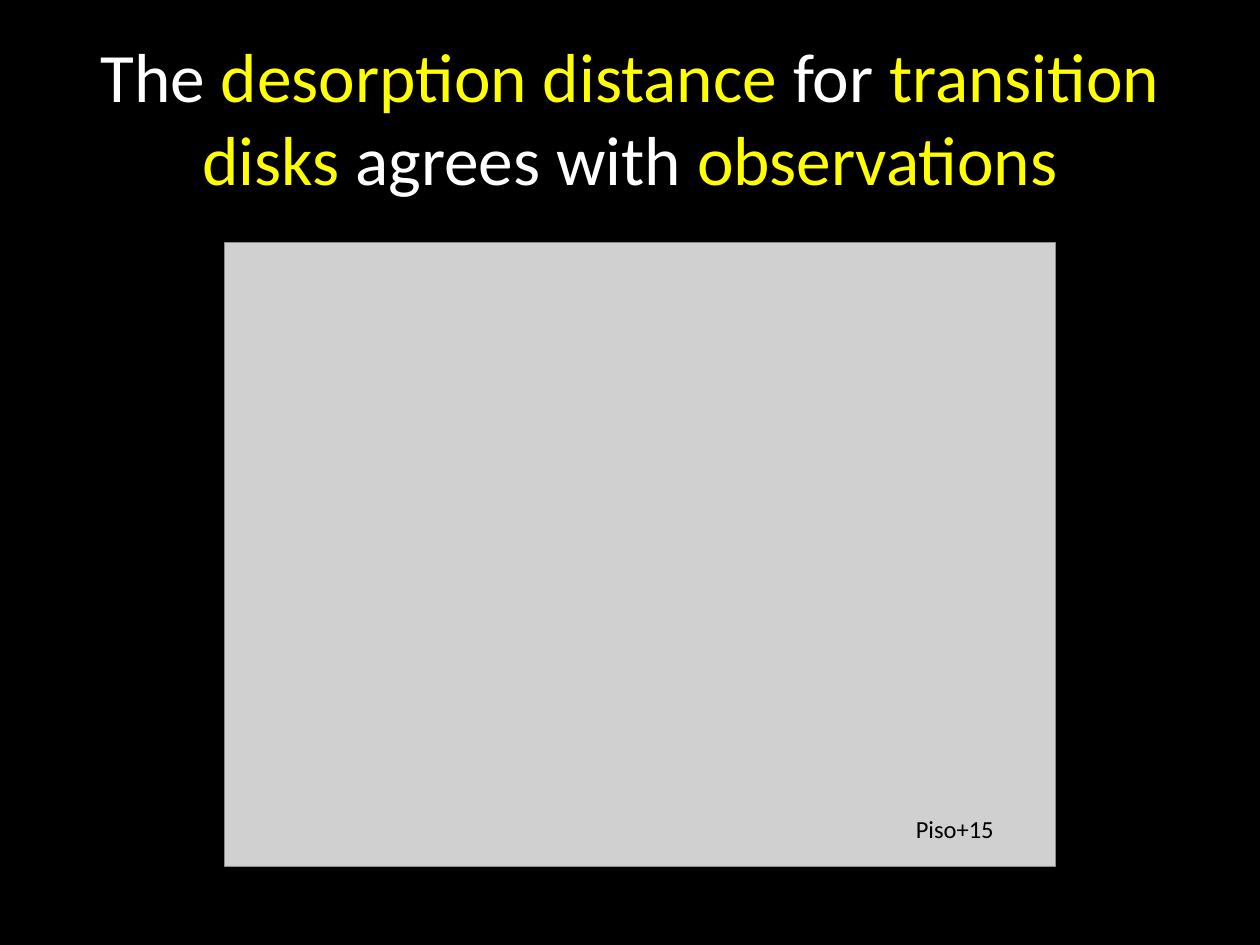
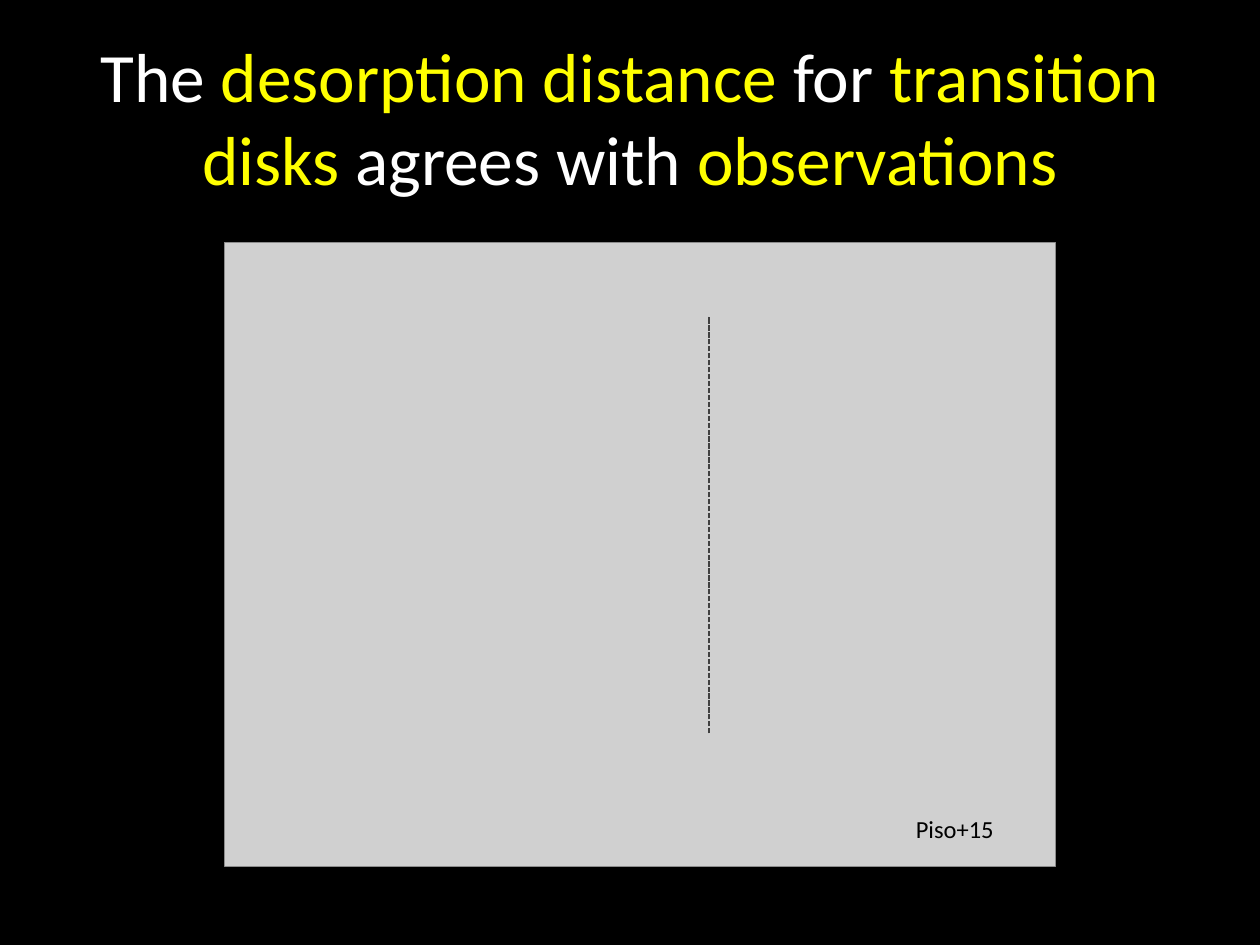
Before and after one commit to apiso/Thesis, a slide deck: slide 45 of slides/CIPS_talk.pptx. Drawn at 1260x945 pixels with LibreOffice and Linux fonts; fonts in the diff are those of the drawing; grey boxes stand for pictures. Boxes give left, top, right and bottom in pixels: in the first picture for what was removed or moved away, otherwise in the second. Text is boxed around its words. In the diff, an @@ line names an element or a change of style, - is before the commit and + after.

```diff
--- a/slides/CIPS_talk.pptx
+++ b/slides/CIPS_talk.pptx
@@ line added from (709, 733) to (709, 316), #404040 1 pt dashed @@
```
Also in this commit, not shown: 4 other slides changed, 8 other files.
